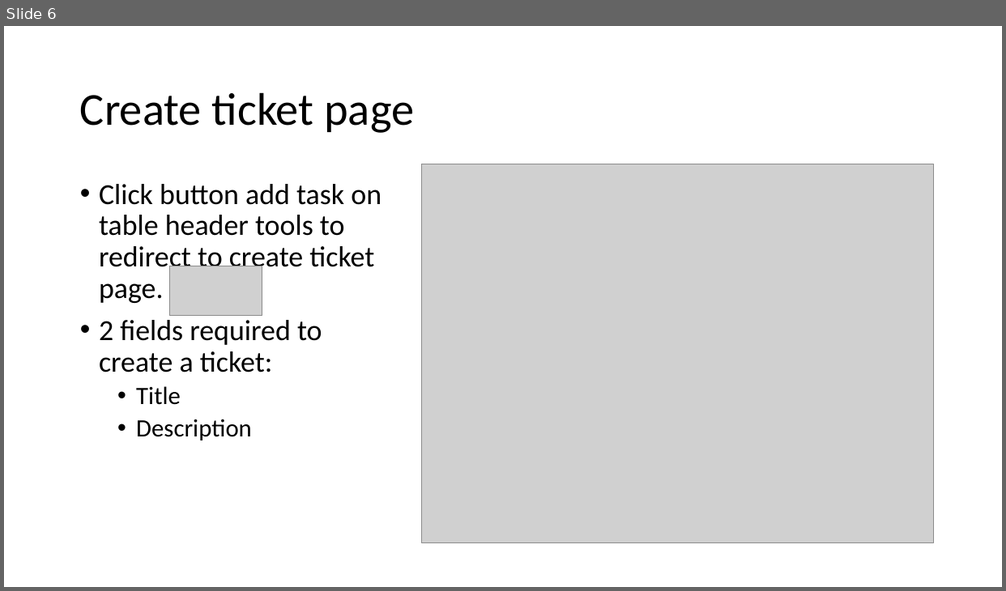
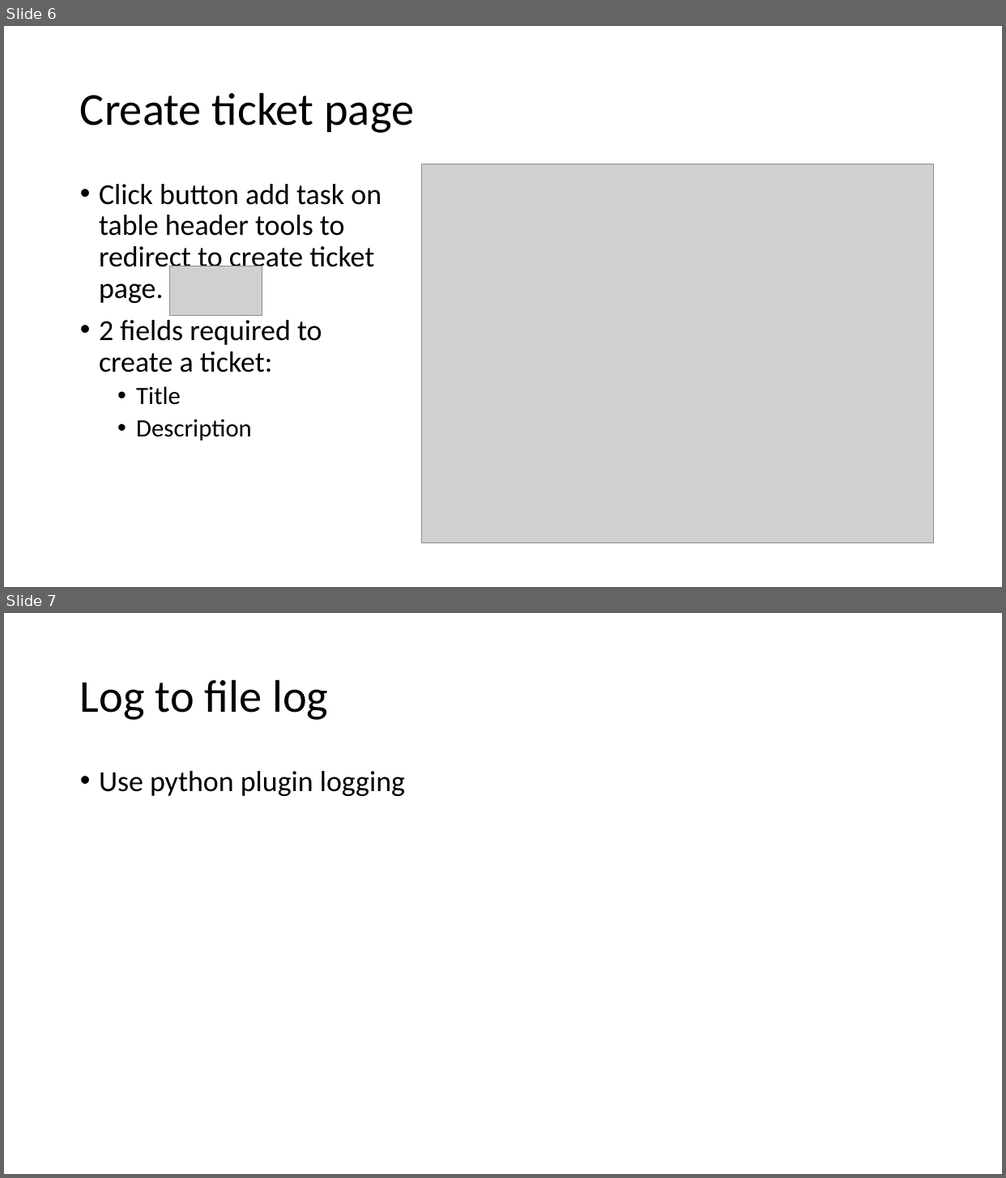
Before and after one commit to lkzero77/taskdemo, a slide deck: Test Demo.pptx. Shown one above the other, each under a label of ours: slide 6 before the commit, slides 6 and 7 after it. The pictures are 1006x591 and 1006x1178 pixels, drawn with LibreOffice and Linux fonts; fonts in the diff are those of the drawing; grey boxes stand for pictures. Boxes give left, top, right and bottom in pixels: in the first picture for what was removed or moved away, otherwise in the second. Text is boxed around its words. In the diff, an @@ line names an element or a change of style, - is before the commit and + after.

Commit message:
update file powerpoint

```diff
--- a/Test Demo.pptx
+++ b/Test Demo.pptx
@@ slide 7 added at bbox=[4, 613, 1002, 1174], background #FFFFFF @@
@@ title added at bbox=[80, 679, 328, 720], 44 pt, text #000000 @@
+Log to file log
@@ text added at bbox=[99, 771, 405, 796], 28 pt, text #000000 @@
+• Use python plugin logging
```
